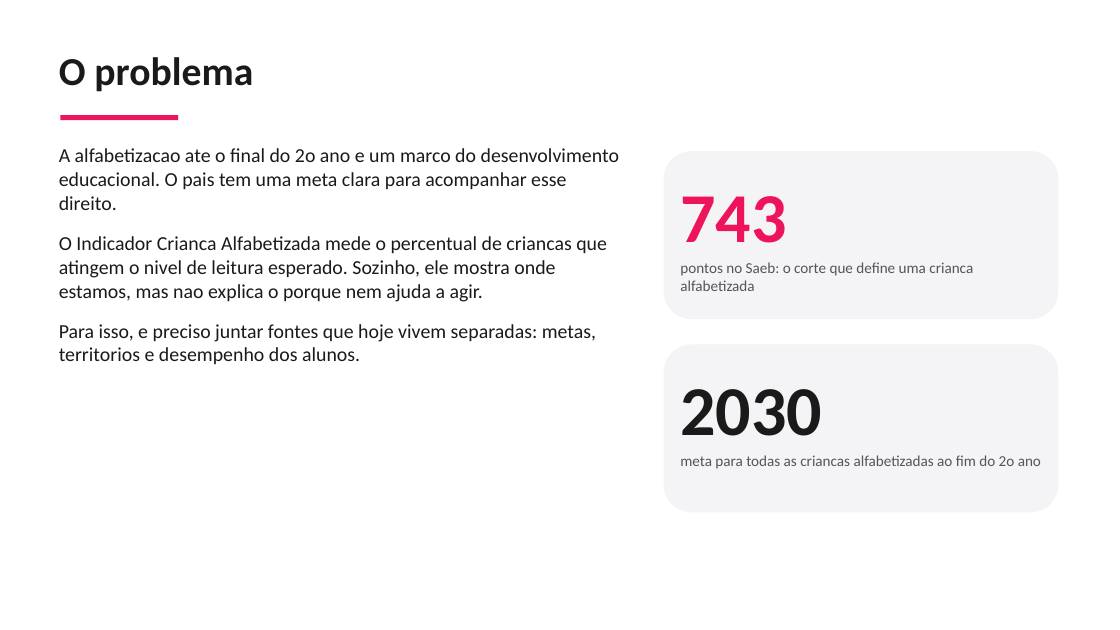
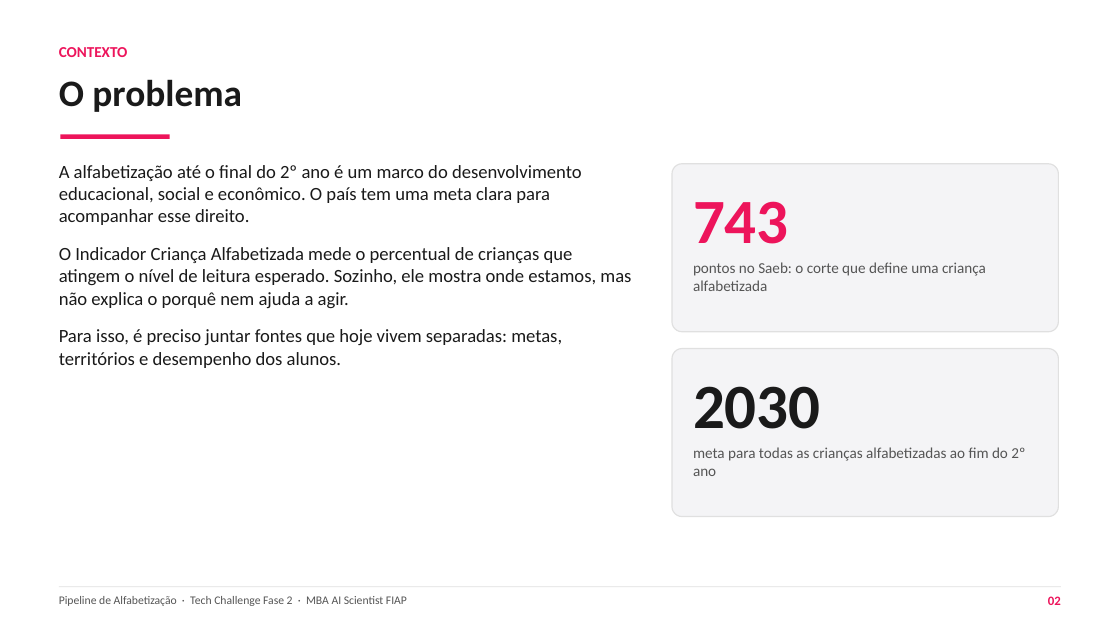
Before and after one commit to guillecosme/fiap-ai-scientist-tech-challenge-fase-02, a slide deck: slide 2 of reports/slides/pipeline_alfabetizacao_fase2.pptx. Drawn at 1120x630 pixels with LibreOffice and Linux fonts; fonts in the diff are those of the drawing. Boxes give left, top, right and bottom in pixels: in the first picture for what was removed or moved away, otherwise in the second. Text is boxed around its words. In the diff, an @@ line names an element or a change of style, - is before the commit and + after.

Commit message:
deck no formato da fase 1 com capa e rm, icones aws, tabela de tradeoffs e acentuacao

```diff
--- a/reports/slides/pipeline_alfabetizacao_fase2.pptx
+++ b/reports/slides/pipeline_alfabetizacao_fase2.pptx
@@ text added at [59, 47, 128, 57], 13 pt, text #ED145B, bold @@
+CONTEXTO
@@ text "O problema": place and size @@
-text "O problema" at [59, 57, 253, 92]
+text "O problema" at [59, 79, 242, 112]
@@ text "O problema" at [59, 79, 242, 112]: size 34 to 32 pt @@
@@ rectangle: place and size @@
-rectangle at [60, 115, 178, 120]
+rectangle at [60, 134, 170, 139]
@@ text at [59, 165, 631, 368]: text changed; size 17 to 16 pt @@
-A alfabetizacao ate o final do 2o ano e um marco do desenvolvimento educacional. O pais tem uma meta clara para acompanhar esse direito.
-O Indicador Crianca Alfabetizada mede o percentual de criancas que atingem o nivel de leitura esperado. Sozinho, ele mostra onde estamos, mas nao explica o porque nem ajuda a agir.
-Para isso, e preciso juntar fontes que hoje vivem separadas: metas, territorios e desempenho dos alunos.
+A alfabetização até o final do 2º ano é um marco do desenvolvimento educacional, social e econômico. O país tem uma meta clara para acompanhar esse direito.
+O Indicador Criança Alfabetizada mede o percentual de crianças que atingem o nível de leitura esperado. Sozinho, ele mostra onde estamos, mas não explica o porquê nem ajuda a agir.
+Para isso, é preciso juntar fontes que hoje vivem separadas: metas, territórios e desempenho dos alunos.
@@ rounded rectangle at [672, 164, 1059, 332]: outline none to #E0E0E0 1 pt; proportions changed @@
@@ rounded rectangle: place and size @@
-rounded rectangle at [664, 151, 1059, 319]
+rounded rectangle at [672, 164, 1059, 332]
@@ text at [693, 201, 789, 244]: size 60 to 54 pt in "743" @@
@@ text "743": place and size @@
-text "743" at [680, 196, 973, 291]
+text "743" at [693, 201, 986, 291]
@@ text at [693, 262, 986, 291]: text changed @@
-pontos no Saeb: o corte que define uma crianca alfabetizada
+pontos no Saeb: o corte que define uma criança alfabetizada
@@ rounded rectangle: place and size @@
-rounded rectangle at [664, 344, 1059, 513]
+rounded rectangle at [672, 349, 1059, 517]
@@ rounded rectangle at [672, 349, 1059, 517]: outline none to #E0E0E0 1 pt; proportions changed @@
@@ text at [693, 386, 821, 429]: size 60 to 54 pt in "2030" @@
@@ text "2030": place and size @@
-text "2030" at [680, 389, 1041, 469]
+text "2030" at [693, 386, 1025, 476]
@@ text at [693, 447, 1025, 476]: text changed @@
-meta para todas as criancas alfabetizadas ao fim do 2o ano
+meta para todas as crianças alfabetizadas ao fim do 2º ano
@@ rectangle added at [59, 586, 1061, 587], fill #E0E0E0 @@
@@ text added at [59, 596, 407, 606], 10 pt, text #555555 @@
+Pipeline de Alfabetização · Tech Challenge Fase 2 · MBA AI Scientist FIAP
@@ text added at [1048, 596, 1061, 605], 11 pt, text #ED145B, bold @@
+02
```
Also in this commit, not shown: 5 other slides changed, 5 slides added, 5 slides removed.
